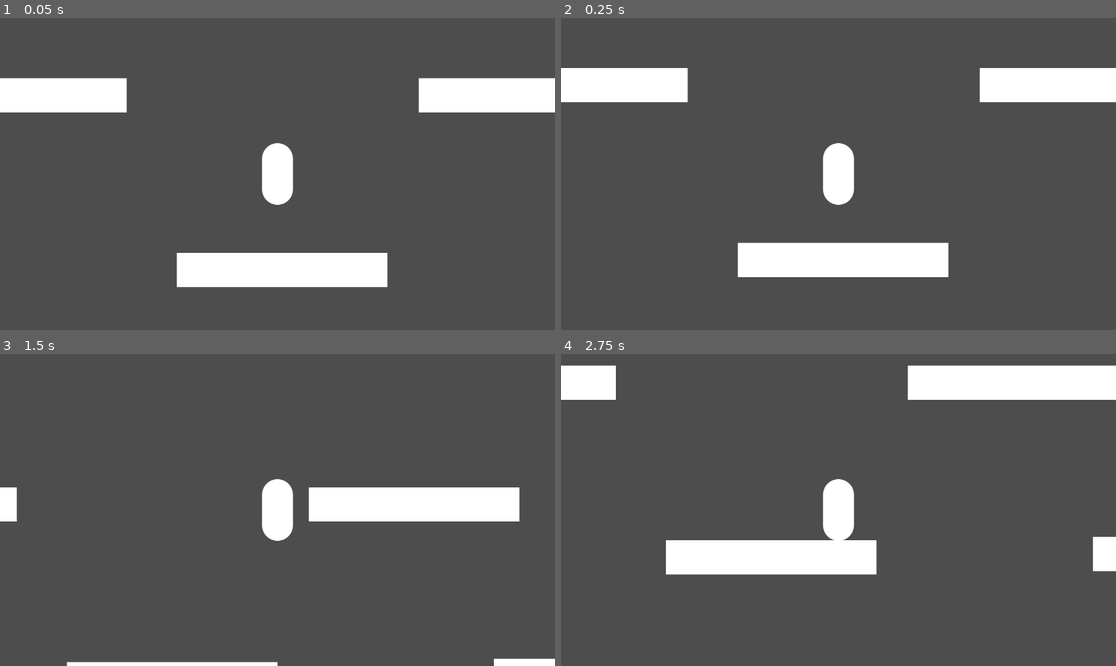
Above: before the commit, frames 1-4 (two rows, left to right).
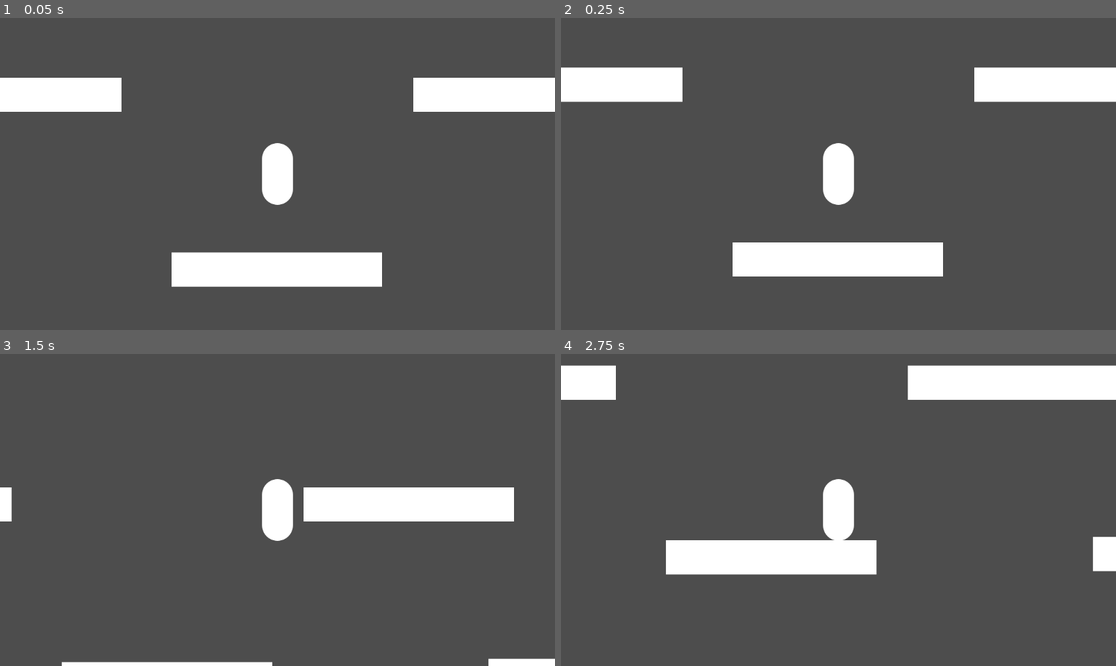
Above: after the commit, the same moments.

Repository: cookiemonsternz/SLIFT-Public
Game: Godot game, scene res://scenes/test.tscn
The game is run twice, just before and just after one commit, with the same random seed, the same clock (stepped at 60 frames per second) and the same inputs.
Inputs (mouse positions are in pixels of both pictures, inside the frame that each line leads up to):
- Up to frame 1 (0.05 s): no input
- Up to frame 2 (0.25 s): no input
- Up to frame 3 (1.5 s): move the mouse to (399, 494) at 0.52 s; hold D (move_right) from 0.53 s (still down); click (399, 494) at 0.6 s; tap Space (player_jump) at 0.77 s; move the mouse to (166, 525) at 1.27 s; click (166, 525) at 1.35 s
- Up to frame 4 (2.75 s): tap Space (player_jump) at 1.52 s; move the mouse to (894, 441) at 2.02 s; release D (move_right) at 2.03 s; hold A (move_left) from 2.03 s (still down); click (894, 441) at 2.1 s

The runs differ from the first frame. In frame 1, 0.9% of the frame differs, in the area x 0-100%, y 19-87%; in frame 2, 0.9%, in the area x 0-100%, y 15-84%; in frame 3, 0.4%; in frame 4, nothing differs.

Commit message:
Sync Godot
sd

Diff:
--- a/scenes/test.tscn
+++ b/scenes/test.tscn
@@ -96,7 +96,7 @@
 texture = SubResource("Texture2D_g27ne")
 
 [node name="Player" parent="." instance=ExtResource("1_ul5aj")]
-position = Vector2(-10, -175)
+position = Vector2(1, -174)
 
 [node name="Node2D" parent="." instance=ExtResource("4_637dr")]
-position = Vector2(170, -88)
+position = Vector2(174, -103)
Not shown: 1 places in scenes/player.tscn that only renumber resources
Not shown: 1 places in scenes/test.tscn that only renumber resources
